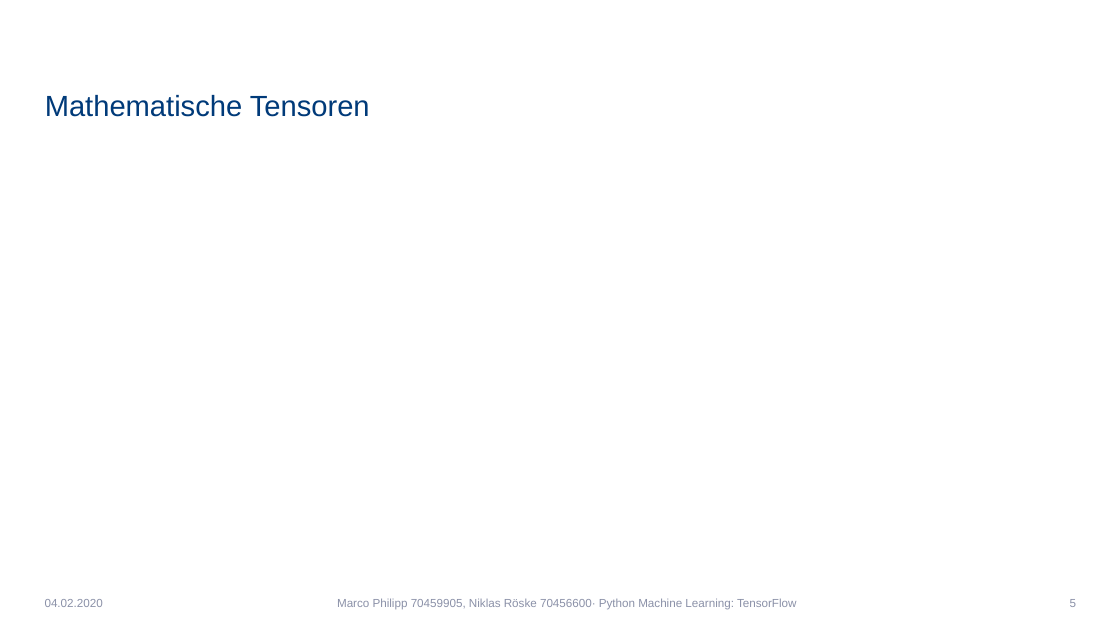
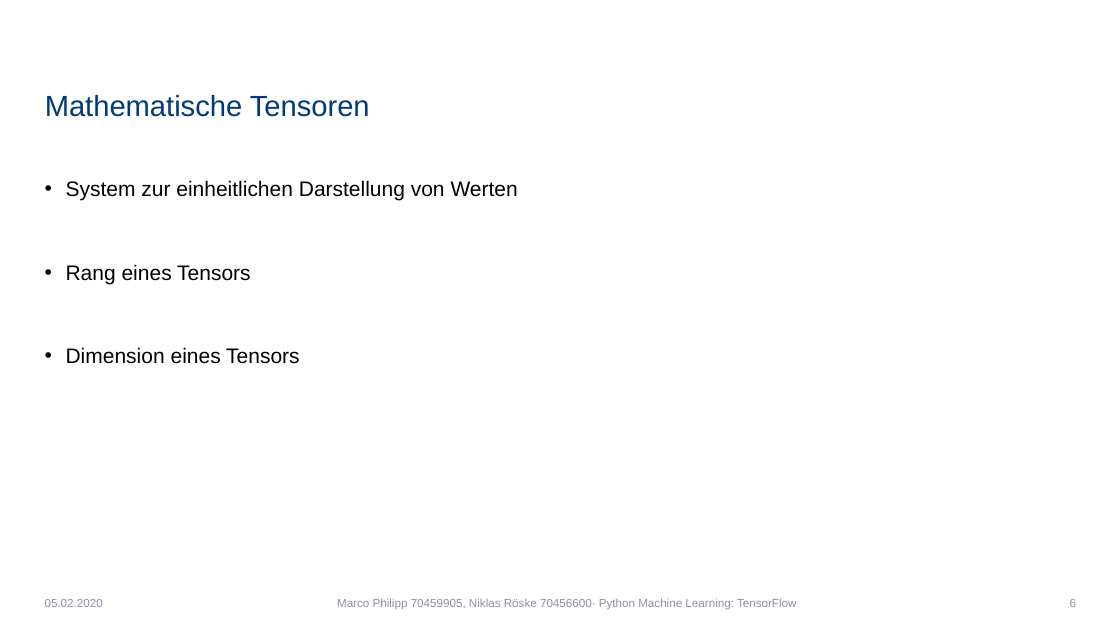
Before and after one commit to Niklas1997Git/Seminar, a slide deck: slide 6 of SeminarPräsentation.pptx (slide 5 before the commit). Drawn at 1120x630 pixels with LibreOffice and Linux fonts; fonts in the diff are those of the drawing; background and template pictures are left out. Boxes give left, top, right and bottom in pixels: in the first picture for what was removed or moved away, otherwise in the second. Text is boxed around its words. In the diff, an @@ line names an element or a change of style, - is before the commit and + after.

```diff
--- a/SeminarPräsentation.pptx
+++ b/SeminarPräsentation.pptx
@@ text added at box(66, 180, 518, 364), 18 pt, text #000000 @@
+• System zur einheitlichen Darstellung von Werten
+• Rang eines Tensors
+• Dimension eines Tensors
@@ text at box(45, 599, 103, 607): text changed @@
-04.02.2020
+05.02.2020
```
Also in this commit, not shown: 14 other slides changed, 5 slides added.
